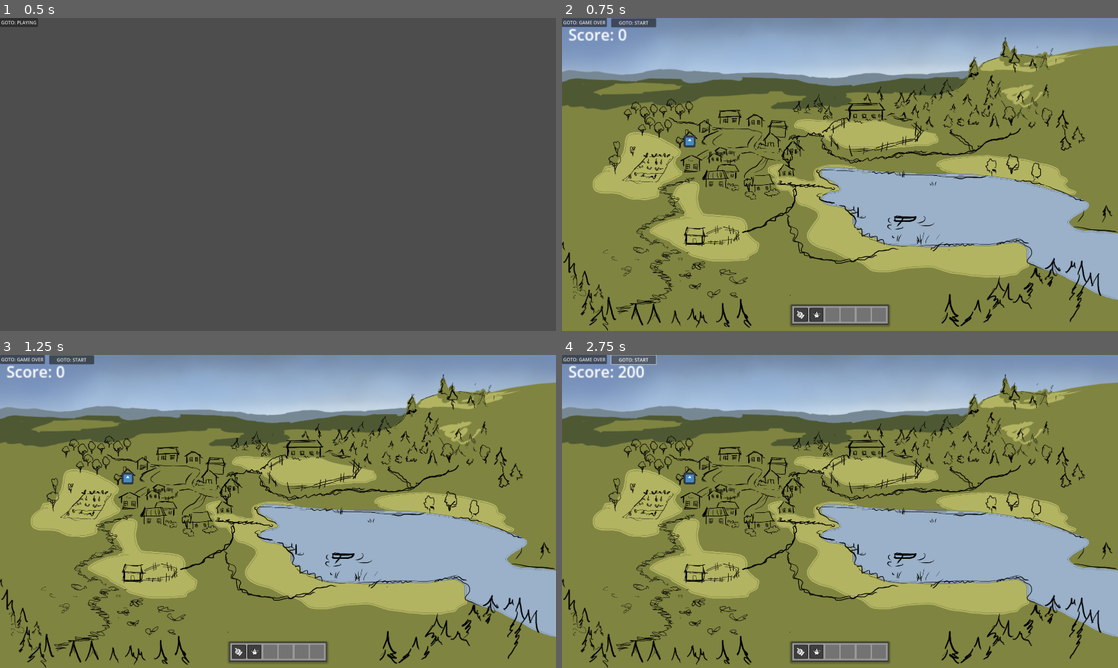
Above: before the commit, frames 1-4 (two rows, left to right).
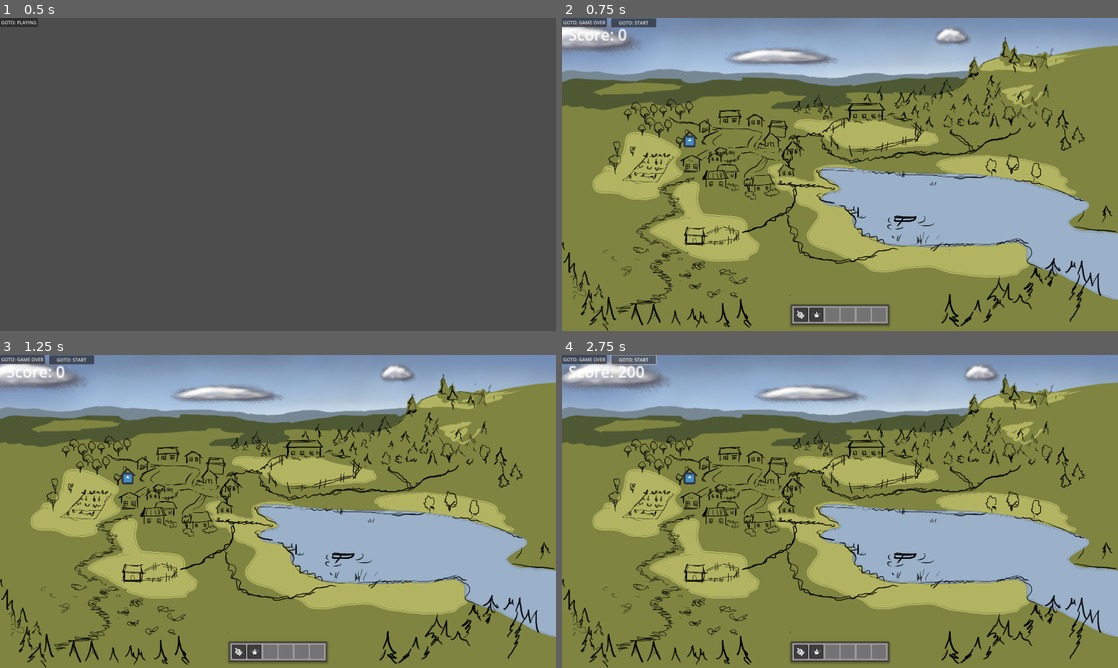
Above: after the commit, the same moments.

Repository: arget4me/cosyville
Game: Godot game, scene res://Scenes/main_scene.tscn
Two runs of this game, one before a commit and one after it. Both use one fixed random seed, a clock stepped at 60 frames per second and the inputs below. The engine's default icon, where the game draws it, is replaced by a stand-in: a white triangle on a blue panel in a dark square.
Inputs:
- Up to frame 1 (0.5 s): no input
- Up to frame 2 (0.75 s): click "GOTO: PLAYING" at 0.5 s
- Up to frame 3 (1.25 s): no input
- Up to frame 4 (2.75 s): click "GOTO: START" at 1.25 s; click "GOTO: START" at 2 s

Frame 1 is identical in both runs. In frame 2, 1.9% of the frame differs, in the area x 0-74%, y 2-16%; in frame 3, 2.1%; in frame 4, 2.3%, in the area x 0-79%, y 2-16%.

Commit message:
Add clouds

Diff:
--- /dev/null
+++ b/Scenes/World/clouds.tscn
@@ -0,0 +1,58 @@
+[gd_scene load_steps=3 format=3 uid="uid://cdevdb2f0xlsc"]
+
+[ext_resource type="Script" path="res://Scripts/World/cloud_scroll.gd" id="1_6sbea"]
+[ext_resource type="Texture2D" uid="uid://2uey7st154pb" path="res://art/world/Cloud.png" id="2_n68rd"]
+
+[node name="Clouds" type="Node2D"]
+
+[node name="Cloud scroll" type="Node2D" parent="."]
+position = Vector2(246, 0)
+script = ExtResource("1_6sbea")
+speed = 50.0
+length = 2161.0
+
+[node name="Cloud" type="Sprite2D" parent="Cloud scroll"]
+position = Vector2(-1130, -468)
+scale = Vector2(1.64, 0.68)
+texture = ExtResource("2_n68rd")
+
+[node name="Cloud2" type="Sprite2D" parent="Cloud scroll"]
+position = Vector2(-1615, -472)
+scale = Vector2(1.24, 0.97319)
+texture = ExtResource("2_n68rd")
+
+[node name="Cloud3" type="Sprite2D" parent="Cloud scroll"]
+position = Vector2(-448, -405)
+scale = Vector2(1.59561, 0.387864)
+texture = ExtResource("2_n68rd")
+
+[node name="Cloud4" type="Sprite2D" parent="Cloud scroll"]
+position = Vector2(137, -476)
+scale = Vector2(0.515608, 0.410906)
+texture = ExtResource("2_n68rd")
+
+[node name="Cloud scroll_2" type="Node2D" parent="."]
+position = Vector2(-1915, 0)
+script = ExtResource("1_6sbea")
+speed = 50.0
+length = 2161.0
+
+[node name="Cloud" type="Sprite2D" parent="Cloud scroll_2"]
+position = Vector2(-1130, -468)
+scale = Vector2(1.64, 0.68)
+texture = ExtResource("2_n68rd")
+
+[node name="Cloud2" type="Sprite2D" parent="Cloud scroll_2"]
+position = Vector2(-1615, -472)
+scale = Vector2(1.24, 0.97319)
+texture = ExtResource("2_n68rd")
+
+[node name="Cloud3" type="Sprite2D" parent="Cloud scroll_2"]
+position = Vector2(-448, -405)
+scale = Vector2(1.59561, 0.387864)
+texture = ExtResource("2_n68rd")
+
+[node name="Cloud4" type="Sprite2D" parent="Cloud scroll_2"]
+position = Vector2(137, -476)
+scale = Vector2(0.515608, 0.410906)
+texture = ExtResource("2_n68rd")
--- a/Scenes/cosy_village_clicking_example.tscn
+++ b/Scenes/cosy_village_clicking_example.tscn
@@ -1,7 +1,8 @@
-[gd_scene load_steps=5 format=3 uid="uid://biwreh4pxnlfm"]
+[gd_scene load_steps=6 format=3 uid="uid://biwreh4pxnlfm"]
 
 [ext_resource type="Texture2D" uid="uid://cr3o4hp2ichjw" path="res://art/world/sky.PNG" id="1_w4iek"]
 [ext_resource type="Texture2D" uid="uid://opqyabh6tg2e" path="res://icon.svg" id="2_1fpkn"]
+[ext_resource type="PackedScene" uid="uid://cdevdb2f0xlsc" path="res://Scenes/World/clouds.tscn" id="2_44oqd"]
 [ext_resource type="Texture2D" uid="uid://djqymd685tooo" path="res://art/world/background.PNG" id="2_n8v0u"]
 [ext_resource type="PackedScene" uid="uid://cbycy8bbyocpe" path="res://Scenes/Clicking/clickable.tscn" id="3_v8xti"]
 
@@ -11,6 +12,8 @@
 
 [node name="Sky" type="Sprite2D" parent="Art"]
 texture = ExtResource("1_w4iek")
+
+[node name="Clouds" parent="Art" instance=ExtResource("2_44oqd")]
 
 [node name="Background" type="Sprite2D" parent="Art"]
 texture = ExtResource("2_n8v0u")
--- /dev/null
+++ b/Scripts/World/cloud_scroll.gd
@@ -0,0 +1,16 @@
+extends Node2D
+
+
+@export var speed : float = 10
+@export var length : float = 300
+
+var original_x
+
+func _ready():
+	original_x = global_position.x
+
+func _process(delta):
+	global_position += Vector2.RIGHT * delta * speed
+
+	if global_position.x - original_x >= length:
+		global_position.x -= length
Binary file added: art/world/Cloud.png
Not shown, added: art/world/Cloud.png.import
